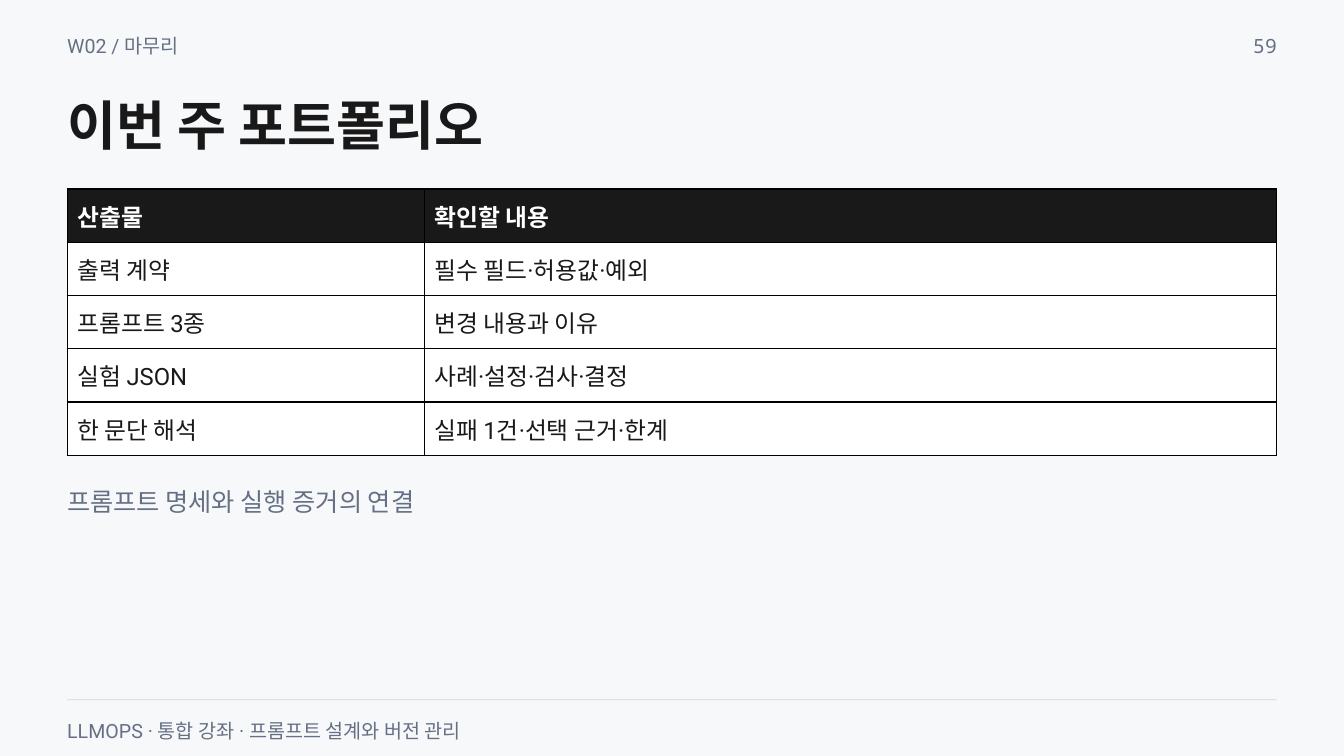
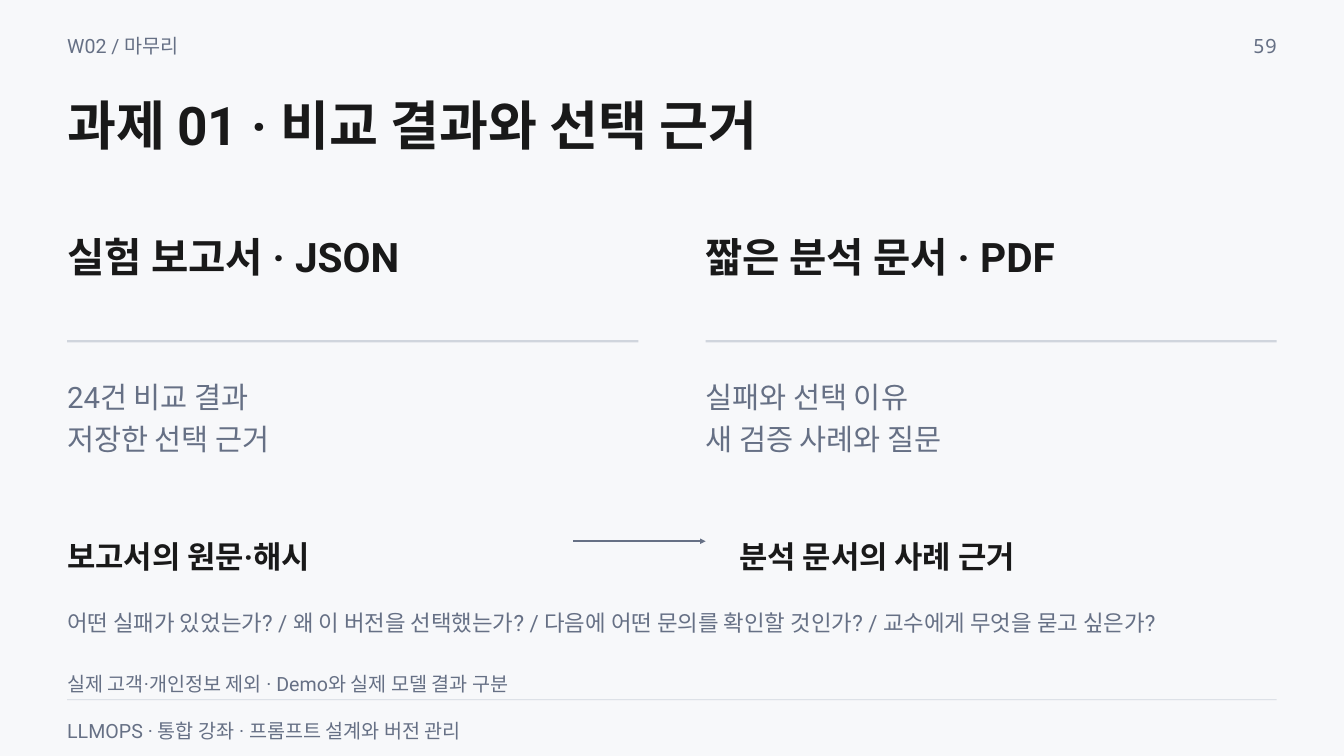
Before and after one commit to smilesjcha/llmops-16week, a slide deck: slide 59 of week02/lecture/02_week2_prompt_design_versioning.pptx. Drawn at 1344x756 pixels with LibreOffice and Linux fonts; fonts in the diff are those of the drawing. Boxes give left, top, right and bottom in pixels: in the first picture for what was removed or moved away, otherwise in the second. Text is boxed around its words. In the diff, an @@ line names an element or a change of style, - is before the commit and + after.

```diff
--- a/week02/lecture/02_week2_prompt_design_versioning.pptx
+++ b/week02/lecture/02_week2_prompt_design_versioning.pptx
@@ text at (67,100,758,150): text changed @@
-이번 주 포트폴리오
+과제 01 · 비교 결과와 선택 근거
@@ table removed at (68,190,1277,456), 5 rows, 2 columns @@
-산출물 | 확인할 내용
-출력 계약 | 필수 필드·허용값·예외
-프롬프트 3종 | 변경 내용과 이유
-실험 JSON | 사례·설정·검사·결정
-한 문단 해석 | 실패 1건·선택 근거·한계
@@ text added at (67,237,399,276), 29 pt, text #191919, bold @@
+실험 보고서 · JSON
@@ text added at (706,238,1055,276), 29 pt, text #191919, bold @@
+짧은 분석 문서 · PDF
@@ rectangle added at (68,341,639,343), fill #D0D5DD @@
@@ rectangle added at (706,341,1277,343), fill #D0D5DD @@
@@ text added at (67,383,270,453), 21 pt, text #667085 @@
+24건 비교 결과
+저장한 선택 근거
@@ text added at (706,383,942,453), 21 pt, text #667085 @@
+실패와 선택 이유
+새 검증 사례와 질문
@@ text removed at (67,490,414,513) @@
-프롬프트 명세와 실행 증거의 연결
@@ text added at (67,542,309,571), 22 pt, text #191919, bold @@
+보고서의 원문·해시
@@ arrow added from (574, 541) to (706, 541), #667085 1.5 pt @@
@@ text added at (739,542,1015,571), 22 pt, text #191919, bold @@
+분석 문서의 사례 근거
@@ text added at (67,612,1155,633), 16 pt, text #667085 @@
+어떤 실패가 있었는가? / 왜 이 버전을 선택했는가? / 다음에 어떤 문의를 확인할 것인가? / 교수에게 무엇을 묻고 싶은가?
@@ text added at (67,675,508,693), 14 pt, text #667085 @@
+실제 고객·개인정보 제외 · Demo와 실제 모델 결과 구분
```
Also in this commit, not shown: 16 other slides changed, 6 slides added, 6 slides removed, 26 other files.
